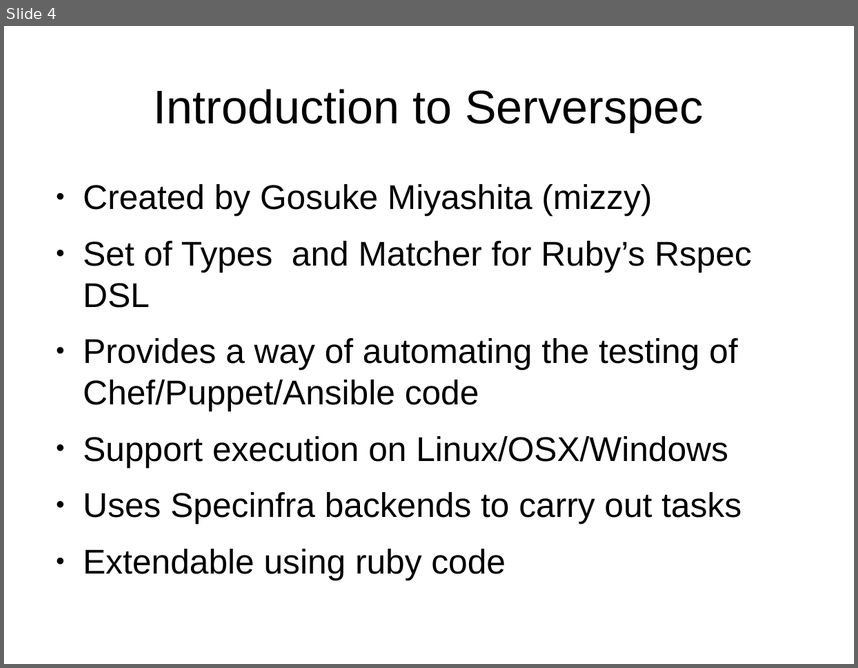
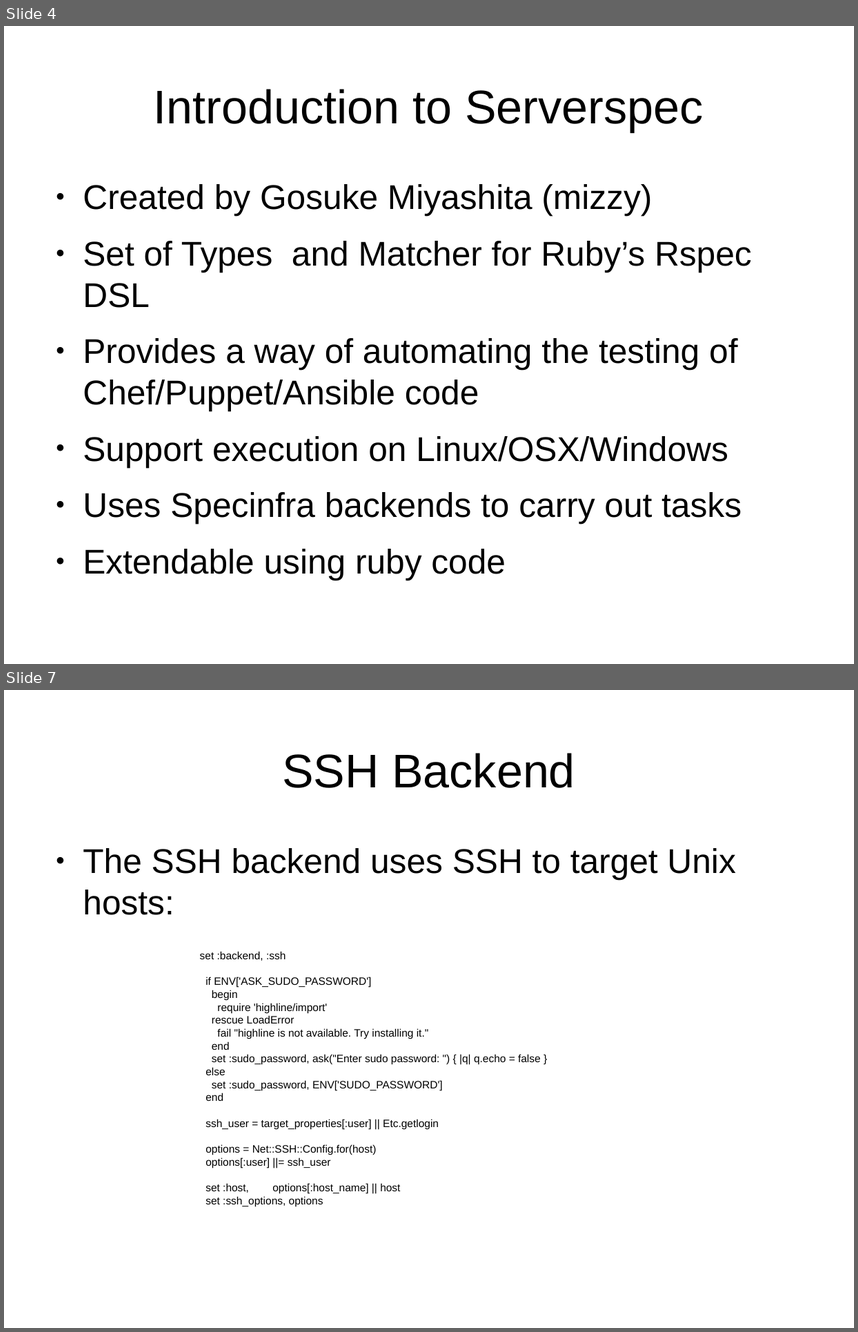
Before and after one commit to andrewwardrobe/ServerSpecDemo, a slide deck: Slides.odp. Shown one above the other, each under a label of ours: slide 4 before the commit, slides 4 and 7 after it; the slides between them are not shown. The pictures are 858x668 and 858x1332 pixels, drawn with LibreOffice and Linux fonts; fonts in the diff are those of the drawing. Boxes give left, top, right and bottom in pixels: in the first picture for what was removed or moved away, otherwise in the second. Text is boxed around its words. In the diff, an @@ line names an element or a change of style, - is before the commit and + after.

```diff
--- a/Slides.odp
+++ b/Slides.odp
@@ slide 7 added at [4, 690, 854, 1328], background #FFFFFF @@
@@ title added at [282, 753, 575, 788], 44 pt, text #000000 @@
+SSH Backend
@@ text added at [83, 848, 735, 915], 32 pt, text #000000 @@
+● The SSH backend uses SSH to target Unix hosts:
@@ text added at [200, 951, 541, 1193], 10 pt, text #000000 @@
+set :backend, :ssh
+if ENV['ASK_SUDO_PASSWORD']
+begin
+require 'highline/import'
+rescue LoadError
+fail "highline is not available. Try installing it."
+end
+set :sudo_password, ask("Enter sudo password: ") { |q| q.echo = false }
+else
+set :sudo_password, ENV['SUDO_PASSWORD']
+end
+ssh_user = target_properties[:user] || Etc.getlogin
+options = Net::SSH::Config.for(host)
+options[:user] ||= ssh_user
+set :host, options[:host_name] || host
+set :ssh_options, options
```
Also in this commit, not shown: 3 slides changed, 3 other slides added, 3 slides removed.
